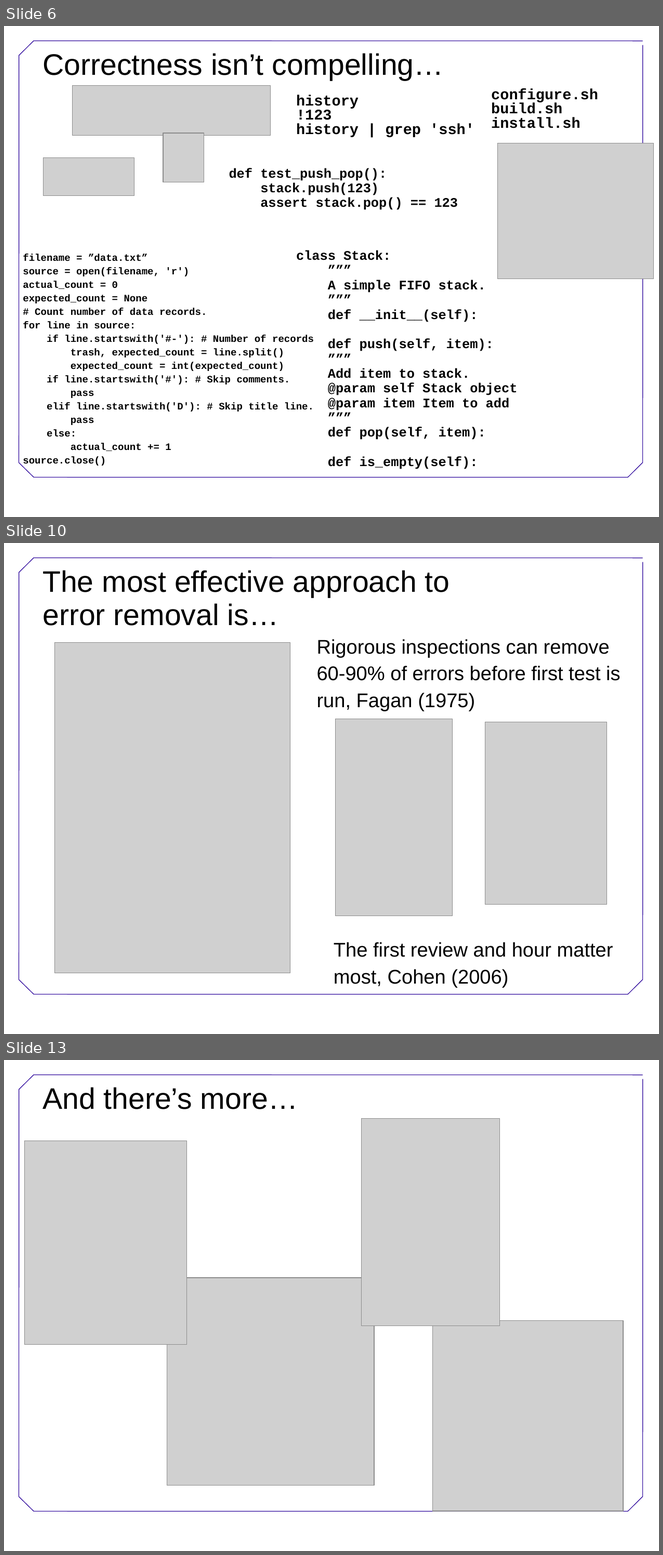
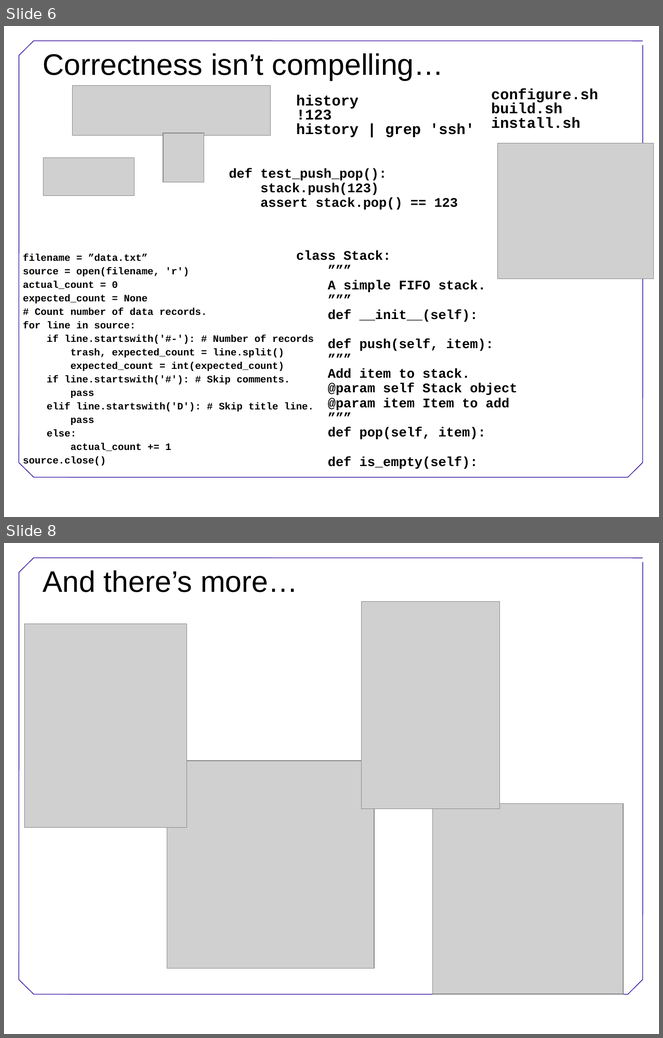
Before and after one commit to swcarpentry/DEPRECATED-boot-camps, a slide deck: Conclusion.ppt. Shown one above the other, each under a label of ours: slides 6, 10 and 13 before the commit, slides 6 and 8 after it; the slides between them are not shown. The pictures are 663x1555 and 663x1038 pixels, drawn with LibreOffice and Linux fonts; fonts in the diff are those of the drawing; grey boxes stand for pictures; background and template pictures are left out. Boxes give left, top, right and bottom in pixels: in the first picture for what was removed or moved away, otherwise in the second. Text is boxed around its words. In the diff, an @@ line names an element or a change of style, - is before the commit and + after.

```diff
--- a/Conclusion.ppt
+++ b/Conclusion.ppt
@@ slide 10 removed at bbox=[4, 543, 659, 1034], background #FFFFFF; not listed: 8 template elements that a slide beside it also shows @@
@@ title removed at bbox=[42, 570, 450, 626] @@
-The most effective approach to
-error removal is…
@@ picture removed at bbox=[54, 643, 291, 974] @@
@@ text removed at bbox=[317, 639, 621, 711] @@
-Rigorous inspections can remove 60-90% of errors before first test is run, Fagan (1975)
@@ picture removed at bbox=[335, 719, 452, 916] @@
@@ picture removed at bbox=[486, 722, 608, 904] @@
@@ text removed at bbox=[334, 942, 613, 988] @@
-The first review and hour matter most, Cohen (2006)
@@ what was slide 13 is now slide 8 @@
```
Also in this commit, not shown: 1 slide changed, 4 other slides removed.
